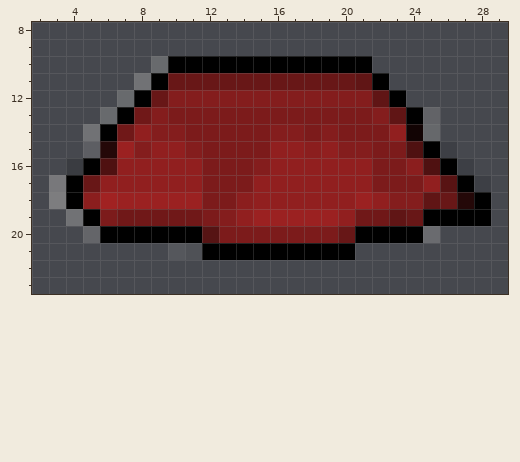
Edited in one commit: pixel-art sprite (Assets/Resources/Equipment/Back_C_1.png). That is the earlier state.
The file is 32x32 pixels. Pixels under 10% opacity are left out. Colours within 5 levels of each other are drawn and written as one. Shown: x 2..29, y 8..23.
The result:
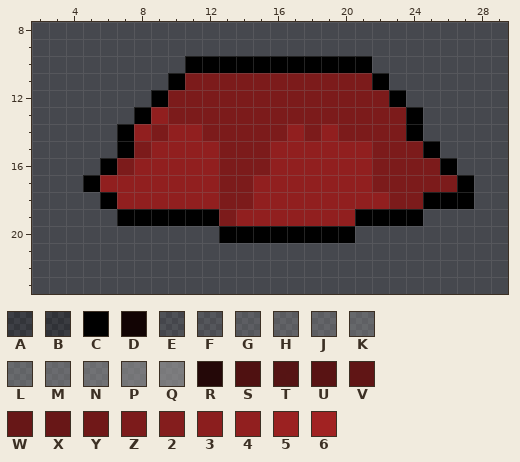
Palette (. is transparent): A #0000001f  B #0000002a  C #000000  D #120404  E #9898981d  F #98989830  G #98989847  H #98989856  J #9898985c  K #98989865  L #9898986b  M #98989871  N #98989885  P #9898989a  Q #989898aa  R #240808  S #4f1111  T #561313f9  U #581313  V #601515  W #681616f9  X #681717  Y #701818  Z #7c1b1b  2 #841d1d  3 #8b1e1e  4 #911f1f  5 #9b2121  6 #a12222
The commit says: 무기 에셋 변경
Difference:
Changed rows in their new state; - is an unchanged pixel.
first column x 3:
10 ------..------------------
11 -----..CZZZZZZZZZZZ-------
12 ----..CZZZZZZZZZZZZZ------
13 ---..C4------------ZZ-.---
14 --..C-Z44----Z4-4---ZC.---
15 --..CZ--44-----4-44--Z-.--
16 -..CZ----4--Z--------ZZ-.-
17 ..C------4------------ZZ-.
18 ...C444444-Z------4-ZZCCC.
19 -...CCCCCCZ-44444-CCCC....
20 --........CCCCCCCC.....---
21 -------...........--------
Boxes around the changes in both pictures, in picture pixels (x1, y1, x2, y2):
changed: (49, 56, 491, 260)
